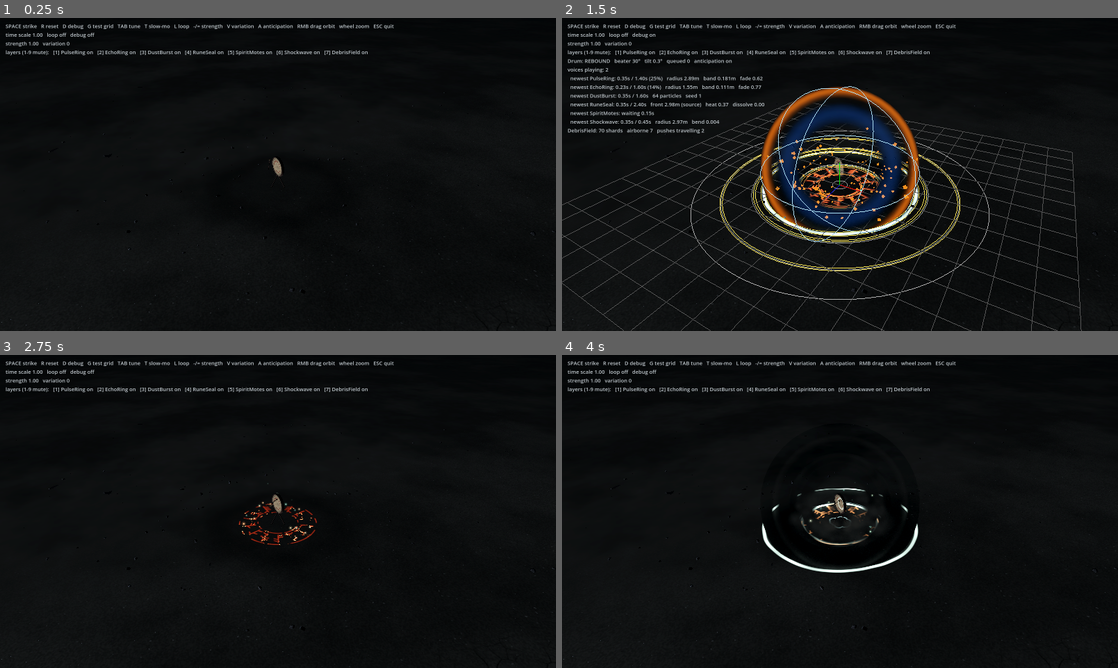
Above: before the commit, frames 1-4 (two rows, left to right).
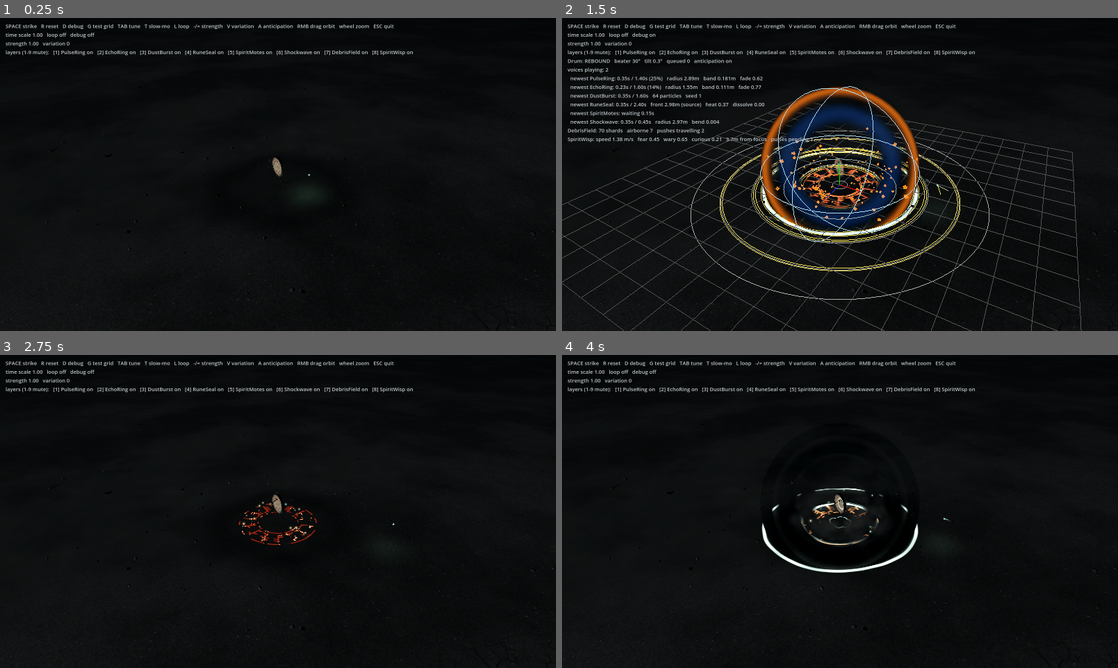
Above: after the commit, the same moments.

Repository: BilguunTs/vfx-lab
Game: Godot game, scene res://lab/lab.tscn
The game is run twice, just before and just after one commit, with the same random seed, the same clock (stepped at 60 frames per second) and the same inputs.
Inputs (mouse positions are in pixels of both pictures, inside the frame that each line leads up to):
- Up to frame 1 (0.25 s): no input
- Up to frame 2 (1.5 s): move the mouse to (962, 158) at 0.52 s; hold D 0.53-1.25 s; tap Q at 0.6 s; click (962, 158) at 0.67 s; tap Space at 0.77 s; drag from (728, 190) to (812, 237) at 1.27 s
- Up to frame 3 (2.75 s): move the mouse to (333, 442) at 2.02 s; hold D from 2.03 s (still down); tap P at 2.1 s
- Up to frame 4 (4 s): release D at 2.75 s; tap Enter at 2.75 s; drag from (812, 574) to (673, 464) at 2.77 s; move the mouse to (1006, 558) at 3.52 s; hold A from 3.53 s (still down); tap N at 3.6 s; tap Space at 3.77 s

The runs differ from the first frame. In frame 1, less than 0.1% of the frame differs, in the area x 54-75%, y 10-58%; in frame 2, 0.5%, in the area x 1-75%, y 10-65%; in frame 3, less than 0.1%; in frame 4, less than 0.1%.

Commit message:
Add Spirit Wisp effect: a shy spirit with dynamic behavior and visual trail

Diff:
--- a/experiments/05_drum_strike/drum_strike.tscn
+++ b/experiments/05_drum_strike/drum_strike.tscn
@@ -1,8 +1,9 @@
-[gd_scene load_steps=4 format=3]
+[gd_scene load_steps=5 format=3]
 
 [ext_resource type="Script" path="res://experiments/05_drum_strike/drum_strike.gd" id="1_strike"]
 [ext_resource type="PackedScene" path="res://experiments/05_drum_strike/drum_voice.tscn" id="2_voice"]
 [ext_resource type="Script" path="res://experiments/05_drum_strike/debris_field.gd" id="6_debris"]
+[ext_resource type="PackedScene" path="res://experiments/08_spirit_wisp/spirit_wisp.tscn" id="7_wisp"]
 
 [node name="DrumStrike" type="Node3D"]
 script = ExtResource("1_strike")
@@ -10,3 +11,5 @@
 
 [node name="DebrisField" type="Node3D" parent="."]
 script = ExtResource("6_debris")
+
+[node name="SpiritWisp" parent="." instance=ExtResource("7_wisp")]
--- /dev/null
+++ b/experiments/08_spirit_wisp/spirit_wisp.gd
@@ -0,0 +1,355 @@
+extends Node3D
+## Spirit Wisp — a small, shy spirit that lingers around this node's position, drifts closer
+## out of curiosity, flinches away from a pulse and comes back cautiously.
+##
+## Self-contained. Call startle(from, strength) from anything; add_push(source) is the same for
+## the drum strike's persistent-layer interface (source = the pulse ring: the wisp flinches
+## when the ring's front reaches it, not at the moment of impact).
+##
+## Motion: a spring toward a target that drifts with smooth noise (wander), sometimes pulled
+## toward `focus` (curiosity), pushed away by fear. Speed and pauses come from slow noise too,
+## so it never moves at a constant rate. The trail is a camera-facing ribbon through the
+## recent positions, rebuilt every frame.
+
+const HEAD_SHADER := preload("res://experiments/08_spirit_wisp/wisp_head.gdshader")
+const TRAIL_SHADER := preload("res://experiments/08_spirit_wisp/wisp_trail.gdshader")
+const MAX_TRAIL_POINTS := 96
+
+@export_group("Wander")
+## Point it is drawn to, relative to this node (e.g. the drum head).
+@export var focus := Vector3(0.0, 0.85, 0.0)
+@export_range(0.3, 8.0, 0.05, "suffix:m") var wander_radius := 2.2
+@export_range(0.1, 3.0, 0.05, "suffix:m") var min_height := 0.35
+@export_range(0.2, 4.0, 0.05, "suffix:m") var max_height := 1.8
+## How fast the wander target drifts.
+@export_range(0.01, 1.0, 0.01) var wander_speed := 0.12
+## Top speed when travelling calmly.
+@export_range(0.05, 5.0, 0.05, "suffix:m/s") var cruise_speed := 0.8
+## How quickly it eases toward its target speed: low = floaty, high = darting.
+@export_range(0.2, 20.0, 0.1) var agility := 2.2
+## Drag: high = settles, low = overshoots and loops.
+@export_range(0.1, 10.0, 0.05) var drag := 1.6
+## How much the wisp hesitates: slow noise that sometimes brings it nearly to a stop.
+@export_range(0.0, 1.0, 0.01) var hesitation := 0.6
+## How often (and how close) it drifts in to look at the focus. 0 = never.
+@export_range(0.0, 1.0, 0.01) var curiosity := 0.5
+## Closest it dares to come to the focus.
+@export_range(0.1, 2.0, 0.01, "suffix:m") var personal_space := 0.55
+
+@export_group("Startle")
+## Speed of the flinch away from a pulse.
+@export_range(0.0, 20.0, 0.1, "suffix:m/s") var startle_speed := 6.0
+## Where it hides, as a distance from the focus.
+@export_range(0.5, 15.0, 0.1, "suffix:m") var hide_distance := 4.5
+## Seconds until it dares to come back (fear decays over this).
+@export_range(0.2, 15.0, 0.1, "suffix:s") var recover_time := 3.5
+## After a scare it stays wary this much longer: slower, keeps its distance, less curious.
+@export_range(1.0, 6.0, 0.1) var wariness_length := 3.0
+## Pulses farther than this barely scare it.
+@export_range(0.5, 20.0, 0.1, "suffix:m") var startle_reach := 6.0
+## Front speed used when the pulse source doesn't report its own front.
+@export_range(1.0, 40.0, 0.5, "suffix:m/s") var fallback_front_speed := 9.0
+
+@export_group("Look")
+@export var color := Color(0.62, 0.9, 0.82)
+@export_range(0.0, 8.0, 0.05) var brightness := 1.6
+@export_range(0.02, 0.5, 0.005, "suffix:m") var head_size := 0.11
+## Breathing pulse of the glow.
+@export_range(0.0, 1.0, 0.01) var breathing := 0.35
+## Dims while afraid (hiding).
+@export_range(0.0, 1.0, 0.01) var fear_dim := 0.6
+## A faint light on the ground beneath it: physical presence. 0 = off.
+@export_range(0.0, 2.0, 0.01) var light_energy := 0.2
+
+@export_group("Trail")
+@export_range(0.05, 4.0, 0.05, "suffix:s") var trail_time := 1.1
+@export_range(0.005, 0.3, 0.005, "suffix:m") var trail_width := 0.06
+@export_range(0.0, 3.0, 0.05) var trail_brightness := 0.7
+## 0 = smooth ribbon, 1 = broken into wisps toward the tail.
+@export_range(0.0, 1.0, 0.01) var trail_breakup := 1.0
+
+@export_group("Variation")
+@export var noise_seed := 5
+
+var _pos := Vector3.ZERO      # world space
+var _vel := Vector3.ZERO
+var _fear := 0.0              # 0..1: fleeing / hiding
+var _wary := 0.0              # 0..1: decays slower than fear; a cautious return
+var _flee_dir := Vector3.RIGHT
+var _time := 0.0
+var _curious := 0.0           # 0..1, smoothed
+var _strength := 1.0
+var _seed_offset := 0
+var _pending: Array[Dictionary] = [] # pulses on their way: {source, origin, elapsed, strength}
+var _trail: Array[Dictionary] = []   # {pos, age}
+var _target := Vector3.ZERO
+var _noise := FastNoiseLite.new()
+
+var _head: MeshInstance3D
+var _head_material := ShaderMaterial.new()
+var _trail_mesh := ImmediateMesh.new()
+var _trail_view: MeshInstance3D
+var _trail_material := ShaderMaterial.new()
+var _light: OmniLight3D
+var _debug := false
+var _debug_mesh := ImmediateMesh.new()
+var _debug_view: MeshInstance3D
+
+
+func _ready() -> void:
+	_noise.noise_type = FastNoiseLite.TYPE_SIMPLEX_SMOOTH
+	_noise.frequency = 1.0
+
+	_head_material.shader = HEAD_SHADER
+	var quad := QuadMesh.new()
+	quad.size = Vector2.ONE
+	_head = MeshInstance3D.new()
+	_head.mesh = quad
+	_head.material_override = _head_material
+	_head.cast_shadow = GeometryInstance3D.SHADOW_CASTING_SETTING_OFF
+	_head.top_level = true
+	add_child(_head)
+
+	_trail_material.shader = TRAIL_SHADER
+	_trail_view = MeshInstance3D.new()
+	_trail_view.mesh = _trail_mesh
+	_trail_view.material_override = _trail_material
+	_trail_view.cast_shadow = GeometryInstance3D.SHADOW_CASTING_SETTING_OFF
+	_trail_view.top_level = true
+	_trail_view.extra_cull_margin = 16384.0 # rebuilt every frame; never cull on stale bounds
+	add_child(_trail_view)
+
+	_light = OmniLight3D.new()
+	_light.omni_range = 1.6
+	_light.omni_attenuation = 2.0
+	_light.shadow_enabled = false
+	_light.top_level = true
+	add_child(_light)
+
+	_debug_view = DebugDraw.make_view(_debug_mesh)
+	_debug_view.top_level = true
+	_debug_view.visible = false
+	add_child(_debug_view)
+	reset()
+
+
+## Scares the wisp away from `from` (world position). Strength 1 = a normal strike.
+func startle(from: Vector3, strength := 1.0) -> void:
+	var away := _pos - from
+	away.y = 0.0
+	if away.length() < 0.05:
+		away = Vector3(cos(_time * 7.0), 0.0, sin(_time * 7.0))
+	away = away.normalized()
+	var reach := clampf(1.0 - from.distance_to(_pos) / startle_reach, 0.15, 1.0)
+	var amount := clampf(strength, 0.0, 2.0) * reach
+	_flee_dir = away
+	_vel += (away + Vector3.UP * 0.35).normalized() * startle_speed * amount
+	_fear = clampf(maxf(_fear, amount), 0.0, 1.0)
+	_wary = maxf(_wary, _fear)
+
+
+## Drum strike interface: `source` is the pulse (a node, optionally with get_front_radius()).
+## The flinch waits for the front to reach the wisp.
+func add_push(source: Node3D) -> void:
+	var origin := source.global_position if source else global_position
+	_pending.append({source = source, origin = origin, elapsed = 0.0, strength = _strength})
+
+
+func set_strength(value: float) -> void:
+	_strength = maxf(value, 0.05)
+
+
+func set_variation(index: int) -> void:
+	_seed_offset = index * 101
+	_noise.seed = noise_seed + _seed_offset
+
+
+func reset() -> void:
+	_noise.seed = noise_seed + _seed_offset
+	_time = 0.0
+	_fear = 0.0
+	_wary = 0.0
+	_curious = 0.0
+	_pending.clear()
+	_trail.clear()
+	_pos = global_position + focus + Vector3(wander_radius * 0.6, 0.0, 0.0)
+	_vel = Vector3.ZERO
+	_target = _pos
+
+
+func is_active() -> bool:
+	return true
+
+
+func set_debug(enabled: bool) -> void:
+	_debug = enabled
+	_debug_view.visible = enabled
+
+
+func get_debug_text() -> String:
+	return "%s: speed %.2f m/s   fear %.2f   wary %.2f   curious %.2f   %.1fm from focus   pulses pending %d" % [
+		name, _vel.length(), _fear, _wary, _curious, _pos.distance_to(global_position + focus), _pending.size()]
+
+
+func _process(delta: float) -> void:
+	if delta <= 0.0:
+		return
+	_time += delta
+	_update_pending(delta)
+	_update_motion(delta)
+	_update_trail(delta)
+	_update_look()
+	if _debug:
+		_draw_debug()
+
+
+func _update_pending(delta: float) -> void:
+	for pulse in _pending.duplicate():
+		pulse.elapsed += delta
+		var source: Node3D = pulse.source if is_instance_valid(pulse.source) else null
+		var front := -1.0
+		if source and source.has_method("get_front_radius"):
+			front = source.get_front_radius()
+		if front < 0.0:
+			front = pulse.elapsed * fallback_front_speed
+		var offset: Vector3 = _pos - pulse.origin
+		offset.y = 0.0
+		if front >= offset.length() or pulse.elapsed > 2.0:
+			startle(pulse.origin, pulse.strength)
+			_pending.erase(pulse)
+
+
+func _update_motion(delta: float) -> void:
+	var home := global_position + focus
+	var t := _time * wander_speed
+
+	# Wander: a target drifting through the space around the focus.
+	var n := Vector3(_noise.get_noise_2d(t, 0.0), _noise.get_noise_2d(t, 100.0), _noise.get_noise_2d(t, 200.0))
+	var wander := home + Vector3(n.x, 0.0, n.z) * wander_radius * 1.6
+	wander.y = lerpf(min_height, max_height, n.y * 0.5 + 0.5) + global_position.y
+
+	# Curiosity: now and then it comes in close to look.
+	var want_close := smoothstep(1.0 - curiosity, 1.0, _noise.get_noise_2d(t * 0.6, 300.0) * 0.5 + 0.5 + curiosity * 0.25)
+	_curious = move_toward(_curious, want_close * (1.0 - _wary), delta * 0.5)
+	var to_wisp := _pos - home
+	var side := to_wisp.normalized() if to_wisp.length() > 0.01 else Vector3.RIGHT
+	var peek := home + side * (personal_space + 0.15)
+	var target := wander.lerp(peek, _curious)
+	# While wary it keeps to the outer part of its range.
+	var from_home := target - home
+	from_home.y = 0.0
+	var keep_out := wander_radius * 0.8 * _wary
+	if from_home.length() < keep_out:
+		target += (from_home.normalized() if from_home.length() > 0.01 else side) * (keep_out - from_home.length())
+
+	# Fear: hide out along the flee direction, coming back as fear decays.
+	var hide_point := home + _flee_dir * hide_distance
+	hide_point.y = global_position.y + min_height + 0.2
+	target = target.lerp(hide_point, smoothstep(0.0, 0.6, _fear))
+	_target = target
+
+	# Hesitation: slow noise that sometimes nearly stops it.
+	var pace := 1.0 - hesitation * smoothstep(0.1, 0.7, _noise.get_noise_2d(t * 2.5, 400.0) * 0.5 + 0.5)
+	pace = maxf(pace, _fear) # fleeing is never hesitant
+	# Cautious return: wobbles sideways while still a little afraid.
+	var wobble := Vector3(_noise.get_noise_2d(_time * 3.0, 500.0), _noise.get_noise_2d(_time * 3.0, 600.0) * 0.5, _noise.get_noise_2d(_time * 3.0, 700.0))
+
+	# Steer toward a desired velocity rather than spring to the target: a far target must not
+	# mean a fast wisp. Slower while wary.
+	var to_target := target - _pos
+	var speed_limit := cruise_speed * pace * (1.0 - 0.6 * _wary)
+	if _fear > 0.3:
+		speed_limit = maxf(speed_limit, cruise_speed * 2.0) # retreating to hide is brisk
+	var desired := to_target.normalized() * minf(to_target.length() * 1.5, speed_limit) if to_target.length() > 1e-4 else Vector3.ZERO
+	var caution := 4.0 * _wary * (1.0 - _wary)
+	var accel := (desired - _vel) * agility - _vel * drag * 0.2 + wobble * (0.5 + caution * 2.0)
+	# Personal space: pushed away from the focus if it comes too close.
+	var d := to_wisp.length()
+	if d < personal_space:
+		accel += side * (personal_space - d) * 30.0
+	_vel += accel * delta
+	_pos += _vel * delta
+	_pos.y = maxf(_pos.y, global_position.y + 0.12)
+
+	_fear = maxf(_fear - delta / recover_time, 0.0)
+	_wary = maxf(_wary - delta / (recover_time * wariness_length), _fear)
+
+
+func _update_trail(delta: float) -> void:
+	for point in _trail:
+		point.age += delta
+	while _trail.size() > 0 and _trail.front().age > trail_time:
+		_trail.pop_front()
+	_trail.append({pos = _pos, age = 0.0})
+	if _trail.size() > MAX_TRAIL_POINTS:
+		_trail.pop_front()
+
+	_trail_mesh.clear_surfaces()
+	if _trail.size() < 2:
+		return
+	var camera := get_viewport().get_camera_3d()
+	if not camera:
+		return
+	var eye := camera.global_position
+	# Distance from the head along the trail, for the shader's breakup (measured in metres).
+	var along := PackedFloat32Array()
+	along.resize(_trail.size())
+	var run := 0.0
+	for i in range(_trail.size() - 1, -1, -1):
+		if i < _trail.size() - 1:
+			run += (_trail[i].pos as Vector3).distance_to(_trail[i + 1].pos)
+		along[i] = run
+	_trail_mesh.surface_begin(Mesh.PRIMITIVE_TRIANGLE_STRIP)
+	for i in _trail.size():
+		var p: Vector3 = _trail[i].pos
+		var a: Vector3 = _trail[maxi(i - 1, 0)].pos
+		var b: Vector3 = _trail[mini(i + 1, _trail.size() - 1)].pos
+		var tangent := b - a
+		var side := tangent.cross(eye - p)
+		side = side.normalized() if side.length() > 1e-6 else Vector3.UP
+		var life := 1.0 - float(_trail[i].age) / trail_time # 1 at the head, 0 at the tail end
+		var width := trail_width * (0.25 + 0.75 * life)
+		var c := Color(color.r, color.g, color.b, life)
+		_trail_mesh.surface_set_color(c)
+		_trail_mesh.surface_set_uv(Vector2(along[i], 0.0))
+		_trail_mesh.surface_add_vertex(p - side * width)
+		_trail_mesh.surface_set_color(c)
+		_trail_mesh.surface_set_uv(Vector2(along[i], 1.0))
+		_trail_mesh.surface_add_vertex(p + side * width)
+	_trail_mesh.surface_end()
+
+
+func _update_look() -> void:
+	var breath := 1.0 + breathing * 0.5 * (sin(_time * 1.7) + 0.4 * sin(_time * 4.3 + 1.0))
+	var glow := brightness * breath * (1.0 - fear_dim * _fear)
+	_head.global_position = _pos
+	_head.scale = Vector3.ONE * head_size * (0.9 + 0.2 * breath)
+	_head_material.set_shader_parameter("color", color)
+	_head_material.set_shader_parameter("intensity", glow)
+	_trail_material.set_shader_parameter("intensity", trail_brightness * glow / maxf(brightness, 0.01))
+	_trail_material.set_shader_parameter("scaled_time", _time)
+	_trail_material.set_shader_parameter("breakup", trail_breakup)
+	_light.visible = light_energy > 0.0
+	_light.global_position = _pos
+	_light.light_color = color
+	_light.light_energy = light_energy * glow / maxf(brightness, 0.01)
+
+
+func _draw_debug() -> void:
+	var home := global_position + focus
+	_debug_mesh.clear_surfaces()
+	_debug_mesh.surface_begin(Mesh.PRIMITIVE_LINES)
+	_debug_mesh.surface_set_color(Color(0.9, 0.9, 0.3))
+	_debug_mesh.surface_add_vertex(_pos)
+	_debug_mesh.surface_add_vertex(_target)
+	_debug_mesh.surface_set_color(Color(1.0, 0.3, 0.3).lerp(Color(0.3, 1.0, 0.6), 1.0 - _fear))
+	_debug_mesh.surface_add_vertex(_pos)
+	_debug_mesh.surface_add_vertex(_pos + _vel * 0.3)
+	_debug_mesh.surface_end()
+	# Wander area on the ground, around the focus.
+	_debug_mesh.surface_begin(Mesh.PRIMITIVE_LINE_STRIP)
+	_debug_mesh.surface_set_color(Color(0.5, 0.6, 0.6))
+	for i in 65:
+		var a := TAU * i / 64.0
+		_debug_mesh.surface_add_vertex(Vector3(home.x + cos(a) * wander_radius, global_position.y + 0.03, home.z + sin(a) * wander_radius))
+	_debug_mesh.surface_end()
--- /dev/null
+++ b/experiments/08_spirit_wisp/spirit_wisp.tscn
@@ -0,0 +1,6 @@
+[gd_scene load_steps=2 format=3]
+
+[ext_resource type="Script" path="res://experiments/08_spirit_wisp/spirit_wisp.gd" id="1_wisp"]
+
+[node name="SpiritWisp" type="Node3D"]
+script = ExtResource("1_wisp")
--- /dev/null
+++ b/experiments/08_spirit_wisp/wisp_head.gdshader
@@ -0,0 +1,27 @@
+// Spirit Wisp — the head: a camera-facing soft glow. A small hot core inside a wide, faint
+// halo; the halo is what makes it read as light in air rather than a dot.
+shader_type spatial;
+render_mode unshaded, blend_add, depth_draw_never, cull_disabled, shadows_disabled, fog_disabled;
+
+uniform vec3 color : source_color = vec3(0.62, 0.9, 0.82);
+uniform float intensity = 1.6;
+
+void vertex() {
+	// Billboard, keeping the node's scale.
+	float size = length(MODEL_MATRIX[0].xyz);
+	MODELVIEW_MATRIX = VIEW_MATRIX * mat4(
+		vec4(INV_VIEW_MATRIX[0].xyz * size, 0.0),
+		vec4(INV_VIEW_MATRIX[1].xyz * size, 0.0),
+		vec4(INV_VIEW_MATRIX[2].xyz * size, 0.0),
+		MODEL_MATRIX[3]);
+	MODELVIEW_NORMAL_MATRIX = mat3(MODELVIEW_MATRIX);
+}
+
+void fragment() {
+	float r = length(UV - 0.5) * 2.0;
+	float core = exp(-r * r * 30.0);
+	float halo = exp(-r * r * 4.0) * (1.0 - smoothstep(0.7, 1.0, r));
+	// Core goes towards white: very bright light desaturates.
+	vec3 c = color * (halo * 0.35 + core) + vec3(core * 0.5);
+	ALBEDO = c * intensity;
+}
--- /dev/null
+++ b/experiments/08_spirit_wisp/wisp_trail.gdshader
@@ -0,0 +1,30 @@
+// Spirit Wisp — the trail: a ribbon of fading light. UV.x is the distance along the trail from
+// the head (metres), UV.y runs across; COLOR.a is life (1 at the head, 0 at the end).
+// Soft across its width and broken up along its length by noise that drifts with time. The
+// breakup is in metres, not in life, so a fast flight splits into separate wisps instead of
+// drawing one long solid streak.
+shader_type spatial;
+render_mode unshaded, blend_add, depth_draw_never, cull_disabled, shadows_disabled, fog_disabled;
+
+#include "res://shared/shaders/noise.gdshaderinc"
+
+uniform float intensity = 0.7;
+uniform float scaled_time = 0.0;  // game time (follows Engine.time_scale)
+uniform float breakup = 0.7;      // 0 = smooth ribbon, 1 = strongly broken into wisps
+uniform float wisp_length = 0.07; // metres per wisp
+
+void fragment() {
+	float life = COLOR.a;
+	float s = UV.x / wisp_length;
+	// Wavering centre line: older parts drift sideways more.
+	float drift = (value_noise(vec2(s * 0.7 - scaled_time * 1.3, 3.0)) - 0.5) * 0.7 * (1.0 - life);
+	// Breakup: wisps separated by gaps, none right at the head so it stays attached.
+	float n = value_noise(vec2(s - scaled_time * 1.5, 11.0));
+	float gaps = smoothstep(0.35, 0.7, n);
+	float keep = mix(1.0, gaps, breakup * smoothstep(0.0, 0.08, UV.x));
+	// Width follows the same pattern: each wisp swells in its middle and tapers to its ends.
+	float width = mix(0.0, 1.0, keep);
+	float across = clamp(1.0 - abs((UV.y - drift) * 2.0 - 1.0) / width, 0.0, 1.0);
+	float soft = across * across;
+	ALBEDO = COLOR.rgb * soft * keep * life * life * intensity;
+}
Not shown, added: experiments/08_spirit_wisp/spirit_wisp.gd.uid
Not shown, added: experiments/08_spirit_wisp/wisp_head.gdshader.uid
Not shown, added: experiments/08_spirit_wisp/wisp_trail.gdshader.uid
Not shown, changed: docs/EXPERIMENT_LOG.md
